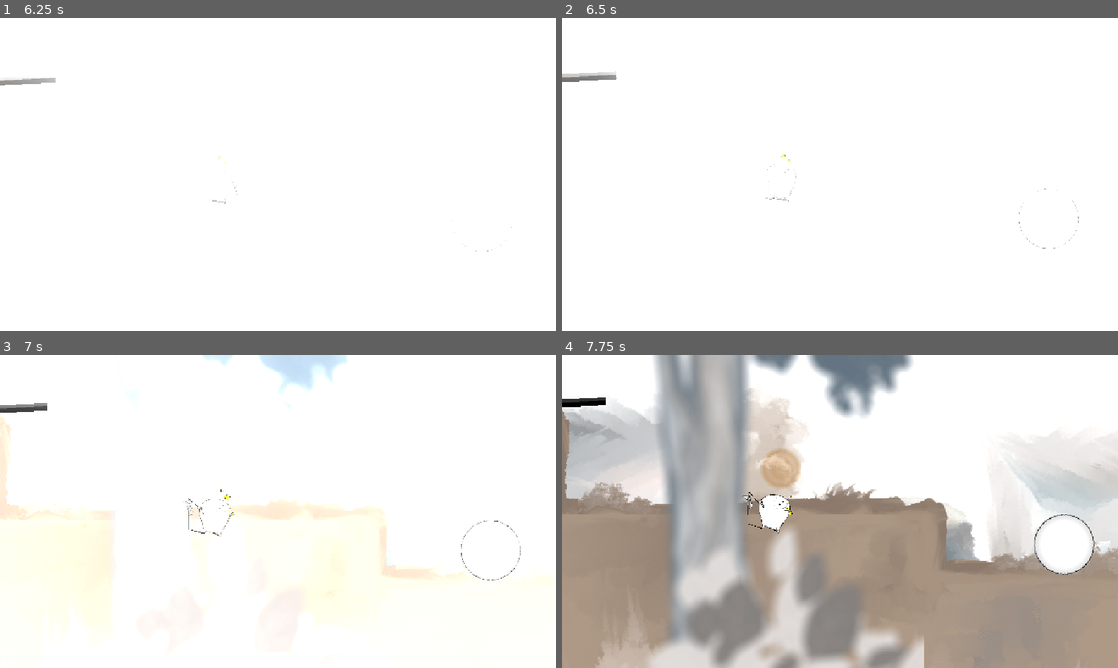
Above: before the commit, frames 1-4 (two rows, left to right).
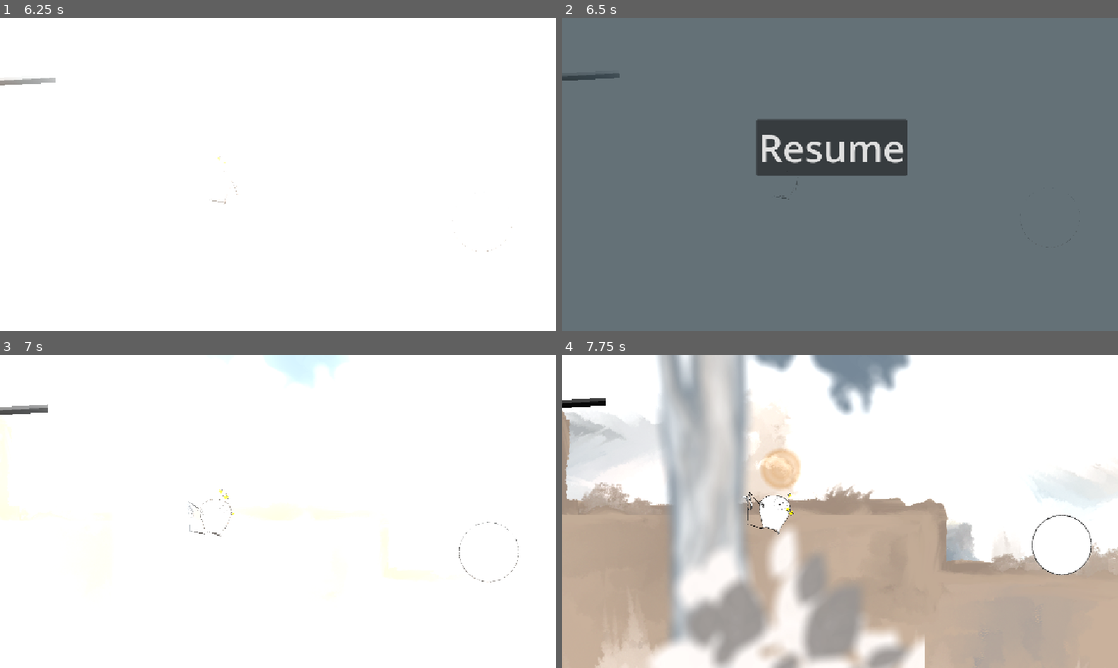
Above: after the commit, the same moments.

Repository: markguinn/wheel-of-worlds
Game: Godot game, scene res://main.tscn
Same seed, same stepped clock (60 frames per second), same inputs: the game is played once before the commit and once after it.
Inputs (mouse positions are in pixels of both pictures, inside the frame that each line leads up to):
- Up to frame 1 (6.25 s): click "Level 1" at 0.5 s; tap Enter (interact) at 1.25 s; move the mouse to (400, 158) at 1.27 s; hold Right (right) 1.28-2 s; hold Enter (interact) 1.28-2 s; click (400, 158) at 1.42 s; tap Space (jump) at 1.52, 4.52 s; drag from (166, 190) to (66, 111) at 2.02 s; move the mouse to (333, 105) at 2.77 s; hold Left (left) 2.78-3.5 s; tap 9 at 2.85 s; drag from (250, 237) to (183, 102) at 3.52 s; move the mouse to (444, 221) at 4.27 s; hold Right (right) 4.28-5 s; tap 1 at 4.35 s; tap Escape (ui_cancel) at 4.9 s; drag from (111, 127) to (194, 96) at 5.02 s; move the mouse to (305, 174) at 5.77 s; hold Right (right) from 5.78 s (still down); tap 3 at 5.85 s; click (305, 174) at 5.92 s
- Up to frame 2 (6.5 s): keep holding Right (right); tap Q (pause_menu, bound only after the commit) at 6.4 s
- Up to frame 3 (7 s): release Right (right) at 6.5 s; click (272, 483) at 6.5 s, where only the run after the commit has a clickable "Resume"
- Up to frame 4 (7.75 s): drag from (756, 433) to (728, 527) at 7.27 s

Frame 1 is identical in both runs. In frame 2, 100% of the frame differs, in the area x 0-100%, y 0-100%; in frame 3, 3.0%; in frame 4, 55%.

Commit message:
Add Pause Menu
I set the pause button to Q.  Escape seemed to be a debug button to nudge the character if stuck.

Diff:
--- /dev/null
+++ b/common/pause_menu.gd
@@ -0,0 +1,23 @@
+extends CanvasLayer
+
+
+# Called when the node enters the scene tree for the first time.
+func _ready() -> void:
+	visible = false
+	get_tree().paused = false
+
+
+
+func _input(event: InputEvent) -> void:
+		if Input.is_action_just_pressed("pause_menu"):
+			if get_tree().paused:
+				visible = false
+				get_tree().paused = false
+			else:
+				visible = true
+				get_tree().paused = true
+
+
+func _on_resume_button_pressed() -> void:
+	visible = false
+	get_tree().paused = false
--- /dev/null
+++ b/common/pause_menu.tscn
@@ -0,0 +1,32 @@
+[gd_scene format=3 uid="uid://dxykffs3v4670"]
+
+[ext_resource type="Script" uid="uid://cxf8j8ukcaptm" path="res://common/pause_menu.gd" id="1_ja6ds"]
+
+[node name="PauseMenu" type="CanvasLayer" unique_id=1472950510]
+process_mode = 3
+script = ExtResource("1_ja6ds")
+
+[node name="ColorRect" type="ColorRect" parent="." unique_id=154907161]
+anchors_preset = 8
+anchor_left = 0.5
+anchor_top = 0.5
+anchor_right = 0.5
+anchor_bottom = 0.5
+offset_left = -964.0
+offset_top = -546.0
+offset_right = 956.0
+offset_bottom = 534.0
+grow_horizontal = 2
+grow_vertical = 2
+color = Color(0, 0.08235294, 0.1254902, 0.60784316)
+
+[node name="ResumeButton" type="Button" parent="." unique_id=1291042383]
+offset_left = 395.0
+offset_top = 206.0
+offset_right = 701.0
+offset_bottom = 320.0
+theme_override_font_sizes/font_size = 77
+text = "Resume"
+
+[connection signal="pressed" from="ResumeButton" to="." method="_on_button_pressed"]
+[connection signal="pressed" from="ResumeButton" to="." method="_on_resume_button_pressed"]
--- a/project.godot
+++ b/project.godot
@@ -69,6 +69,11 @@
 
 [input]
 
+ui_cancel={
+"deadzone": 0.5,
+"events": [Object(InputEventKey,"resource_local_to_scene":false,"resource_name":"","device":-1,"window_id":0,"alt_pressed":false,"shift_pressed":false,"ctrl_pressed":false,"meta_pressed":false,"pressed":false,"keycode":4194305,"physical_keycode":0,"key_label":0,"unicode":0,"location":0,"echo":false,"script":null)
+]
+}
 left={
 "deadzone": 0.2,
 "events": [Object(InputEventKey,"resource_local_to_scene":false,"resource_name":"","device":-1,"window_id":0,"alt_press …(195 unchanged characters)…
@@ -125,6 +130,11 @@
 , Object(InputEventJoypadButton,"resource_local_to_scene":false,"resource_name":"","device":-1,"button_index":10,"pressure":0.0,"pressed":false,"script":null)
 ]
 }
+pause_menu={
+"deadzone": 0.2,
+"events": [Object(InputEventKey,"resource_local_to_scene":false,"resource_name":"","device":-1,"window_id":0,"alt_pressed":false,"shift_pressed":false,"ctrl_pressed":false,"meta_pressed":false,"pressed":false,"keycode":0,"physical_keycode":81,"key_label":0,"unicode":113,"location":0,"echo":false,"script":null)
+]
+}
 
 [layer_names]
 
--- a/stages/test/shadow_monster_test.tscn
+++ b/stages/test/shadow_monster_test.tscn
@@ -11,6 +11,7 @@
 [ext_resource type="PackedScene" uid="uid://rdlq677coghs" path="res://props/stone/triangle_stone.tscn" id="10_m4xq1"]
 [ext_resource type="PackedScene" uid="uid://dn6gswqjkyx14" path="res://props/stone/square_stone.tscn" id="11_oaxvq"]
 [ext_resource type="Script" uid="uid://bbb2phdibbqcc" path="res://common/kill_zone.gd" id="12_5rwlj"]
+[ext_resource type="PackedScene" uid="uid://dxykffs3v4670" path="res://common/pause_menu.tscn" id="13_pvy53"]
 [ext_resource type="PackedScene" uid="uid://n0yb8g02gr8b" path="res://actors/fish_monster/fish_monster.tscn" id="13_rqqa7"]
 
 [sub_resource type="Gradient" id="Gradient_83wlx"]
@@ -58,6 +59,8 @@
 
 [node name="ShadowMonsterTest" type="Node2D" unique_id=831090977]
 script = ExtResource("1_pvy53")
+
+[node name="PauseMenu" parent="." unique_id=1472950510 instance=ExtResource("13_pvy53")]
 
 [node name="CanvasModulate" type="CanvasModulate" parent="." unique_id=157870837]
 color = Color(0.17400001, 0.18353334, 0.2, 1)
--- a/stages/wheel/wheel.tscn
+++ b/stages/wheel/wheel.tscn
@@ -6,6 +6,7 @@
 [ext_resource type="PackedScene" uid="uid://cq30ppa4eh5d3" path="res://props/orb/orb.tscn" id="3_qmu1q"]
 [ext_resource type="PackedScene" uid="uid://dkqotn282b1im" path="res://actors/portal/portal.tscn" id="4_fjyco"]
 [ext_resource type="PackedScene" uid="uid://csc4mxjijlm81" path="res://common/standard_camera.tscn" id="5_slp1w"]
+[ext_resource type="PackedScene" uid="uid://dxykffs3v4670" path="res://common/pause_menu.tscn" id="7_qmu1q"]
 
 [sub_resource type="Gradient" id="Gradient_4eaw5"]
 offsets = PackedFloat32Array(0.0076923077, 1)
@@ -80,3 +81,5 @@
 [node name="Orb" parent="." unique_id=1425831707 groups=["free_movers"] instance=ExtResource("3_qmu1q")]
 position = Vector2(101, 608)
 mass = 0.01
+
+[node name="PauseMenu" parent="." unique_id=1472950510 instance=ExtResource("7_qmu1q")]
--- a/stages/world0/world_0.tscn
+++ b/stages/world0/world_0.tscn
@@ -13,6 +13,7 @@
 [ext_resource type="Script" uid="uid://bbb2phdibbqcc" path="res://common/kill_zone.gd" id="8_p7lwt"]
 [ext_resource type="PackedScene" uid="uid://n0yb8g02gr8b" path="res://actors/fish_monster/fish_monster.tscn" id="10_xakyt"]
 [ext_resource type="PackedScene" uid="uid://b2c4465p08yf4" path="res://props/lift/lift.tscn" id="13_mx6et"]
+[ext_resource type="PackedScene" uid="uid://dxykffs3v4670" path="res://common/pause_menu.tscn" id="14_nmsql"]
 
 [sub_resource type="Gradient" id="Gradient_83wlx"]
 colors = PackedColorArray(0.7919991, 0.79199916, 0.7919991, 1, 0.5951543, 0.5951542, 0.5951543, 1)
@@ -191,3 +192,5 @@
 
 [node name="Lift" parent="." unique_id=927319953 instance=ExtResource("13_mx6et")]
 position = Vector2(-526, 768)
+
+[node name="PauseMenu" parent="." unique_id=1472950510 instance=ExtResource("14_nmsql")]
--- a/stages/world1/world_1.tscn
+++ b/stages/world1/world_1.tscn
@@ -11,6 +11,7 @@
 [ext_resource type="Texture2D" uid="uid://cgsnvvnnwwlo1" path="res://stages/world1/art/temp-foreground.png" id="4_rbu2t"]
 [ext_resource type="PackedScene" uid="uid://csc4mxjijlm81" path="res://common/standard_camera.tscn" id="8_hfsb7"]
 [ext_resource type="PackedScene" uid="uid://cpmxxndn8n308" path="res://props/plank/plank.tscn" id="9_5nduw"]
+[ext_resource type="PackedScene" uid="uid://dxykffs3v4670" path="res://common/pause_menu.tscn" id="12_6xun2"]
 
 [sub_resource type="TileSetAtlasSource" id="TileSetAtlasSource_a71q3"]
 texture = ExtResource("2_a8vjp")
@@ -590,3 +591,5 @@
 
 [node name="Plank2" parent="." unique_id=12267628 instance=ExtResource("9_5nduw")]
 position = Vector2(96, 367)
+
+[node name="PauseMenu" parent="." unique_id=1472950510 instance=ExtResource("12_6xun2")]
Not shown, added: common/pause_menu.gd.uid
